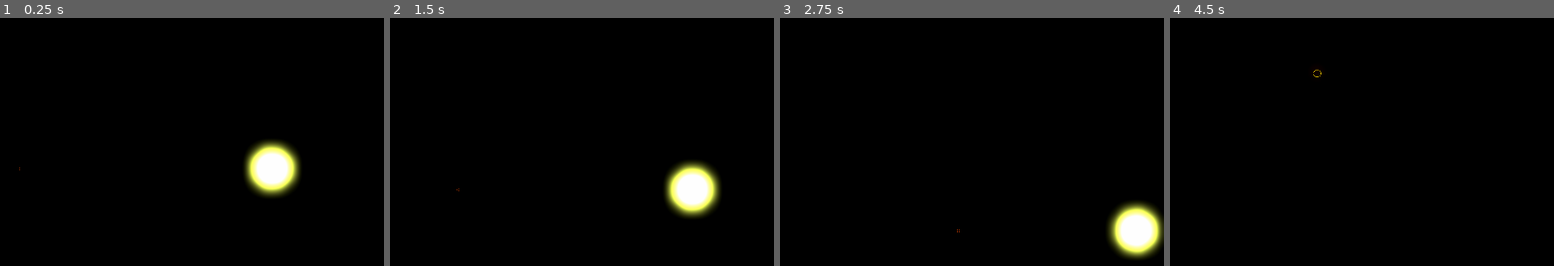
Above: before the commit, frames 1-4 (left to right).
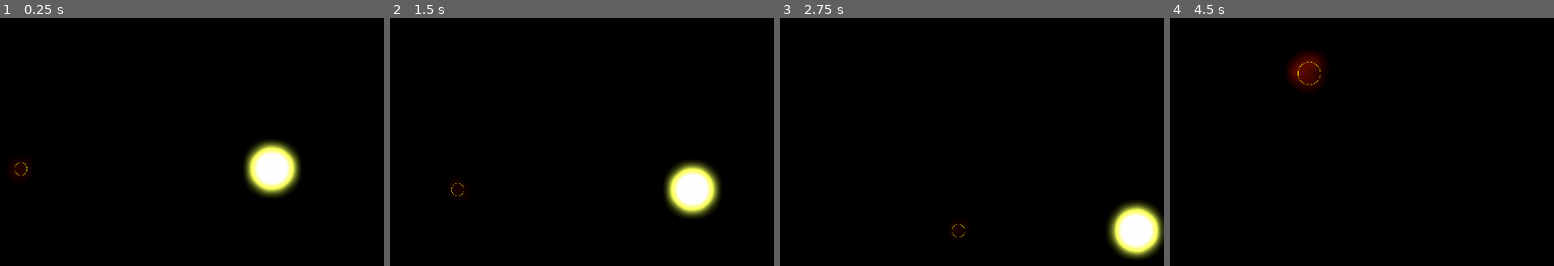
Above: after the commit, the same moments.

Repository: gurung-pawan/gravity
Game: Godot game, scene res://scenes/game.tscn
Two runs of this game, one before a commit and one after it. Both use one fixed random seed, a clock stepped at 60 frames per second and the inputs below.
Inputs (mouse positions are in pixels of both pictures, inside the frame that each line leads up to):
- Up to frame 1 (0.25 s): no input
- Up to frame 2 (1.5 s): tap Enter at 0.5 s; move the mouse to (570, 149) at 0.52 s; click (570, 149) at 0.67 s; tap Space at 0.77, 1.25 s; drag from (outside the picture) to (outside the picture) at 1.27 s
- Up to frame 3 (2.75 s): tap Enter at 2 s; move the mouse to (872, 80) at 2.02 s; click (872, 80) at 2.17 s
- Up to frame 4 (4.5 s): drag from (outside the picture) to (outside the picture) at 2.77 s; move the mouse to (1408, 231) at 3.52 s; click (1408, 231) at 3.67 s; tap Space at 3.77, 4.25 s; drag from (outside the picture) to (outside the picture) at 4.27 s

The runs differ from the first frame. In frame 1, 0.2% of the frame differs, in the area x 2-8%, y 58-65%; in frame 2, less than 0.1%; in frame 3, less than 0.1%; in frame 4, 1.2%, in the area x 30-41%, y 13-30%.

Commit message:
Changed the black hole merging logic

Diff:
--- a/backend/Physics.gd
+++ b/backend/Physics.gd
@@ -99,8 +99,7 @@
 			new_position = body_2.position
 	else:
 		new_position = body_1.position if is_body_1_black_hole else body_2.position
-		new_radius = log(total_mass / (PI * bh_density))
-
+		new_radius = sqrt(total_mass / (PI * bh_density))
 
 	var new_velocity = (get_momentum(body_1) + get_momentum(body_2)) / (body_1.mass + body_2.mass)
 
--- a/frontend/game.gd
+++ b/frontend/game.gd
@@ -29,7 +29,7 @@
 	self.bodies.erase(_id)
 
 func _ready() -> void:
-	var id1 = Sim.make_body(5000, 2, Vector2(0, 0), Vector2(0, 0))
+	var id1 = Sim.make_body(5000, 10, Vector2(0, 0), Vector2(0, 0))
 	var id3 = Sim.make_body(10000, 20, Vector2(400, 0), Vector2(0, 0))
 	add_body(Sim.get_body_by_id(id1))
 	add_body(Sim.get_body_by_id(id3))
